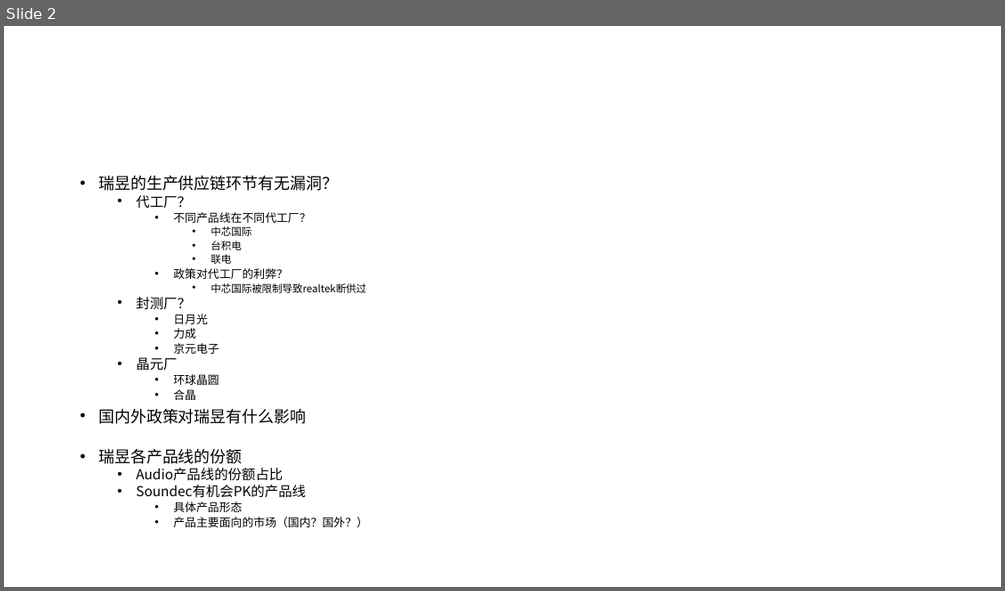
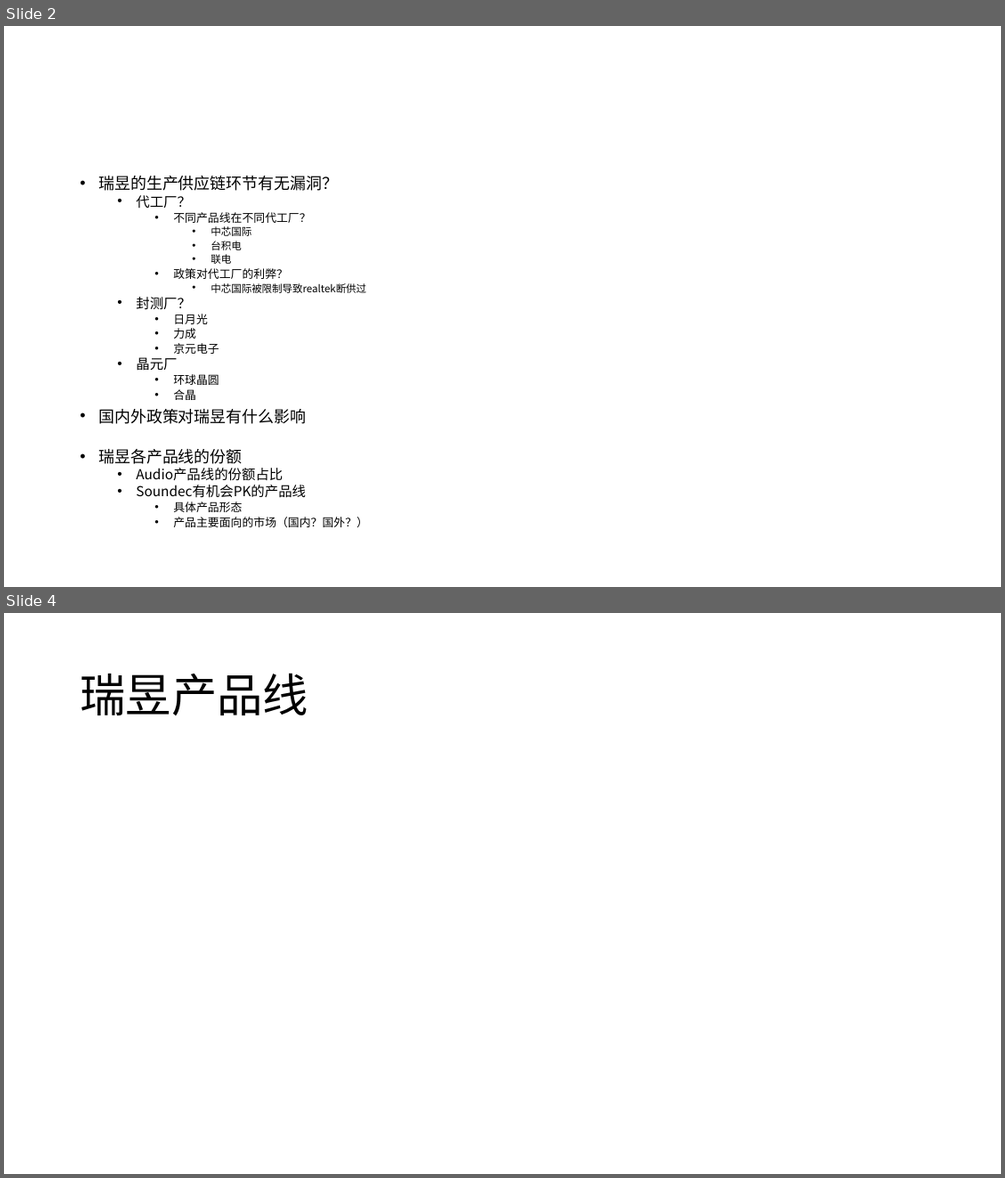
Before and after one commit to rosabai666/soundec, a slide deck: 2023/02产品/SNC8x/01)竞品分析/00)竞品芯片分析/品牌产品路线分析/Realtek/Realtek产品线分析2.pptx. Shown one above the other, each under a label of ours: slide 2 before the commit, slides 2 and 4 after it; the slides between them are not shown. The pictures are 1005x591 and 1005x1178 pixels, drawn with LibreOffice and Linux fonts; fonts in the diff are those of the drawing. Boxes give left, top, right and bottom in pixels: in the first picture for what was removed or moved away, otherwise in the second. Text is boxed around its words. In the diff, an @@ line names an element or a change of style, - is before the commit and + after.

```diff
--- a/2023/02产品/SNC8x/01)竞品分析/00)竞品芯片分析/品牌产品路线分析/Realtek/Realtek产品线分析2.pptx
+++ b/2023/02产品/SNC8x/01)竞品分析/00)竞品芯片分析/品牌产品路线分析/Realtek/Realtek产品线分析2.pptx
@@ slide 4 added at box(4, 613, 1001, 1174), background #FFFFFF @@
@@ title added at box(80, 673, 308, 715), 44 pt, text #000000 @@
+瑞昱产品线
```
Also in this commit, not shown: 2 slides changed, 6 other slides added, 5 other files.
